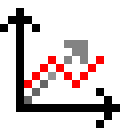
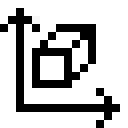
The second 128px x 128px image is a revision of the first. Changes to its layers:
showed "Cube", painted on it over [24, 16, 104, 104]
hid "Fuction1" over [24, 48, 104, 88]
